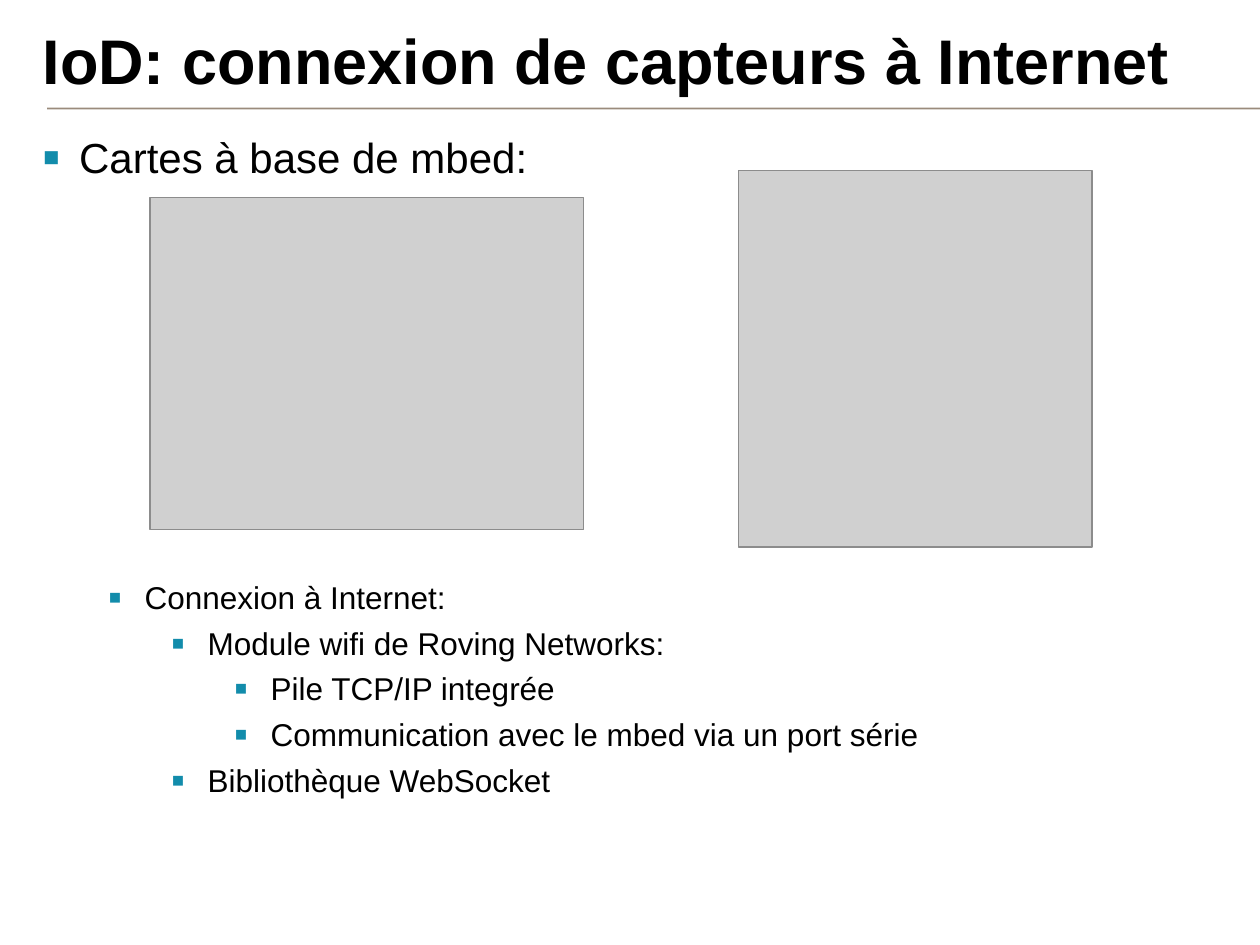
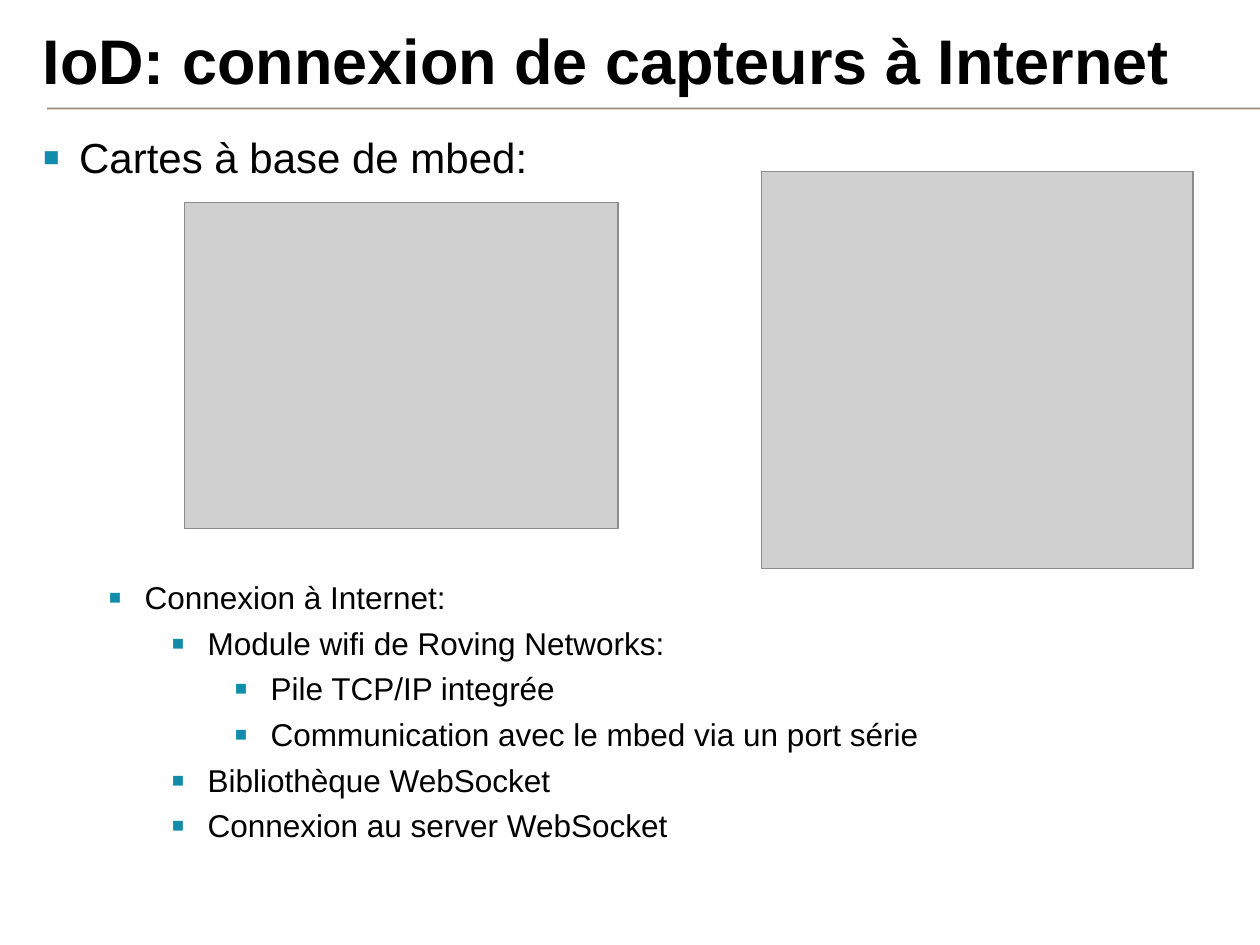
Before and after one commit to samux/ARM-internship-report, a slide deck: slide 11 of presentation_fr/pres.pptx (slide 10 before the commit). Drawn at 1260x945 pixels with LibreOffice and Linux fonts; fonts in the diff are those of the drawing; grey boxes stand for pictures; background and template pictures are left out. Boxes give left, top, right and bottom in pixels: in the first picture for what was removed or moved away, otherwise in the second. Text is boxed around its words. In the diff, an @@ line names an element or a change of style, - is before the commit and + after.

```diff
--- a/presentation_fr/pres.pptx
+++ b/presentation_fr/pres.pptx
@@ picture: place and size @@
-picture at (738, 170, 1091, 547)
+picture at (762, 171, 1193, 568)
@@ picture: place and size @@
-picture at (150, 198, 583, 530)
+picture at (184, 203, 617, 529)
@@ text at (208, 814, 667, 838): paragraph added @@
+  ▪ Connexion au server WebSocket
```
Also in this commit, not shown: 8 other slides changed, 13 other files.
